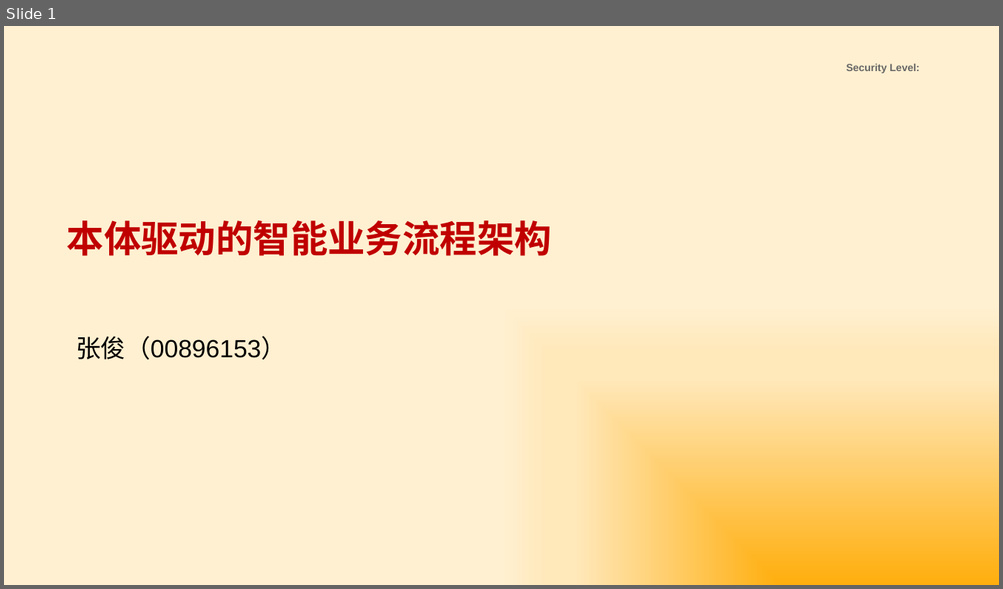
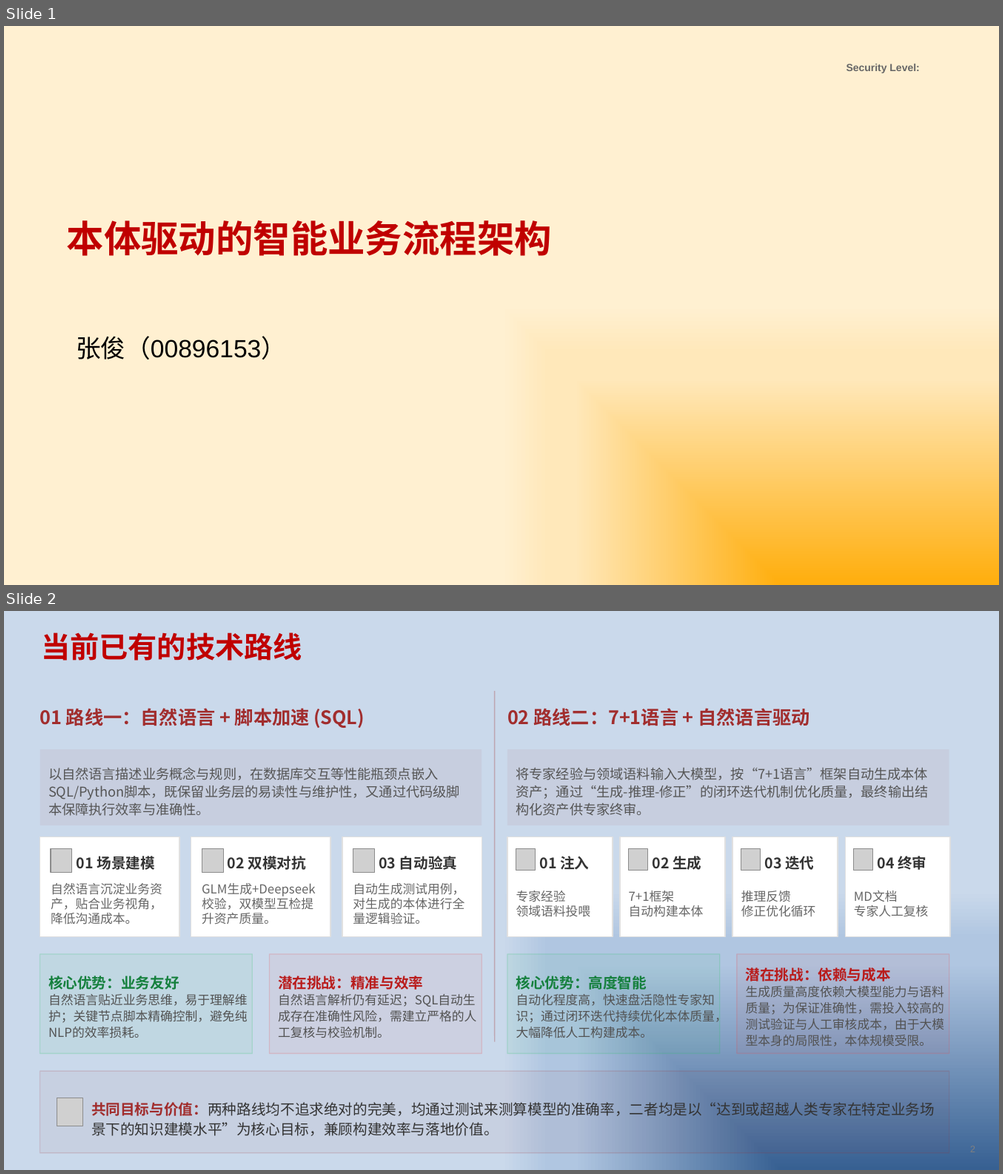
Before and after one commit to zhjunsea/Ontology, a slide deck: pizza-ontology/架构设计.pptx. Shown one above the other, each under a label of ours: slide 1 before the commit, slides 1 and 2 after it. The pictures are 1003x589 and 1003x1174 pixels, drawn with LibreOffice and Linux fonts; fonts in the diff are those of the drawing; grey boxes stand for pictures; background and template pictures are left out. Boxes give left, top, right and bottom in pixels: in the first picture for what was removed or moved away, otherwise in the second. Text is boxed around its words. In the diff, an @@ line names an element or a change of style, - is before the commit and + after.

```diff
--- a/pizza-ontology/架构设计.pptx
+++ b/pizza-ontology/架构设计.pptx
@@ slide 2 added at (4,611,999,1170), background picture (left out) @@
@@ title added at (41,632,301,661), 28 pt, text #C00000, bold @@
+当前已有的技术路线
@@ group added at (40,691,950,1153): 23 texts, 14 rounded rectangles, 8 pictures, 1 line @@
+01 路线一：自然语言 + 脚本加速 (SQL)
+以自然语言描述业务概念与规则，在数据库交互等性能瓶颈点嵌入SQL/Python脚本，既保留业务层的易读性与维护性，又通过代码级脚本保障执行效率与准确性。
+01 场景建模
+自然语言沉淀业务资产，贴合业务视角，降低沟通成本。
+02 双模对抗
+GLM生成+Deepseek校验，双模型互检提升资产质量。
+03 自动验真
+自动生成测试用例，对生成的本体进行全量逻辑验证。
+核心优势：业务友好
+自然语言贴近业务思维，易于理解维护；关键节点脚本精确控制，避免纯NLP的效率损耗。
+潜在挑战：精准与效率
+自然语言解析仍有延迟；SQL自动生成存在准确性风险，需建立严格的人工复核与校验机制。
+02 路线二：7+1语言 + 自然语言驱动
+将专家经验与领域语料输入大模型，按“7+1语言”框架自动生成本体资产；通过“生成-推理-修正”的闭环迭代机制优化质量，最终输出结构化资产供专家终审。
+01 注入
+专家经验
+领域语料投喂
+02 生成
+7+1框架
+自动构建本体
+03 迭代
+推理反馈
+修正优化循环
+04 终审
+MD文档
+专家人工复核
+核心优势：高度智能
+自动化程度高，快速盘活隐性专家知识；通过闭环迭代持续优化本体质量，大幅降低人工构建成本。
+潜在挑战：依赖与成本
+生成质量高度依赖大模型能力与语料质量；为保证准确性，需投入较高的测试验证与人工审核成本，由于大模型本身的局限性，本体规模受限。
+共同目标与价值：两种路线均不追求绝对的完美，均通过测试来测算模型的准确率，二者均是以“达到或超越人类专家在特定业务场景下的知识建模水平”为核心目标，兼顾构建效率与落地价值。
@@ page number added at (970,1128,996,1164), 9 pt, text #808080 @@
+2
```
Also in this commit, not shown: 1 slide changed, 3 other slides added, 1 slide removed, 20 other files.
